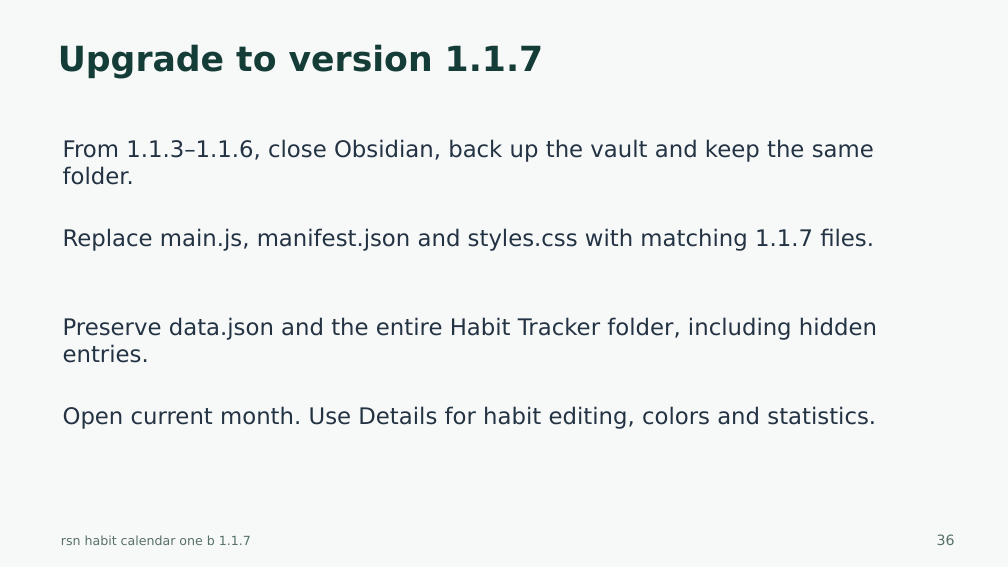
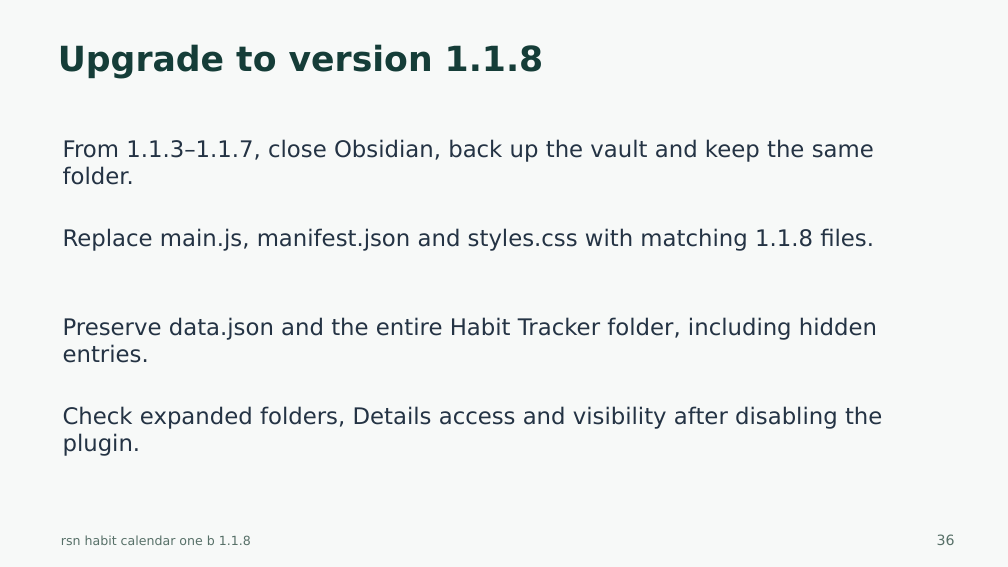
Before and after one commit to harharhari/rsn-habit-tracker-obsidian-plugin, a slide deck: slide 36 of docs/rsn-habit-calendar-one-b-tutorial.pptx. Drawn at 1008x567 pixels with LibreOffice and Linux fonts; fonts in the diff are those of the drawing. Boxes give left, top, right and bottom in pixels: in the first picture for what was removed or moved away, otherwise in the second. Text is boxed around its words. In the diff, an @@ line names an element or a change of style, - is before the commit and + after.

Commit message:
1. Warning taken care of: CSS lint 2. Habit Tracker Version 1.1.8 3. as on 2026-10-27

```diff
--- a/docs/rsn-habit-calendar-one-b-tutorial.pptx
+++ b/docs/rsn-habit-calendar-one-b-tutorial.pptx
@@ text at <box>58,44,544,78</box>: text changed @@
-Upgrade to version 1.1.7
+Upgrade to version 1.1.8
@@ text at <box>63,139,874,185</box>: text changed @@
-From 1.1.3–1.1.6, close Obsidian, back up the vault and keep the same folder.
+From 1.1.3–1.1.7, close Obsidian, back up the vault and keep the same folder.
@@ text at <box>63,228,874,251</box>: text changed @@
-Replace main.js, manifest.json and styles.css with matching 1.1.7 files.
+Replace main.js, manifest.json and styles.css with matching 1.1.8 files.
@@ text at <box>63,406,882,456</box>: text changed @@
-Open current month. Use Details for habit editing, colors and statistics.
+Check expanded folders, Details access and visibility after disabling the plugin.
@@ text at <box>61,535,251,545</box>: text changed @@
-rsn habit calendar one b 1.1.7
+rsn habit calendar one b 1.1.8
```
Also in this commit, not shown: 44 other slides changed, 31 other files.
